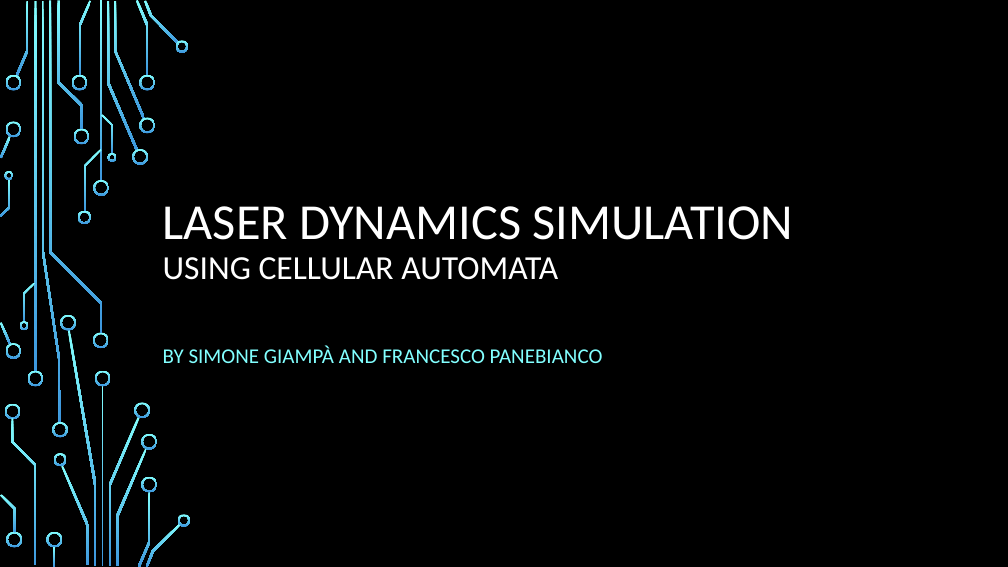
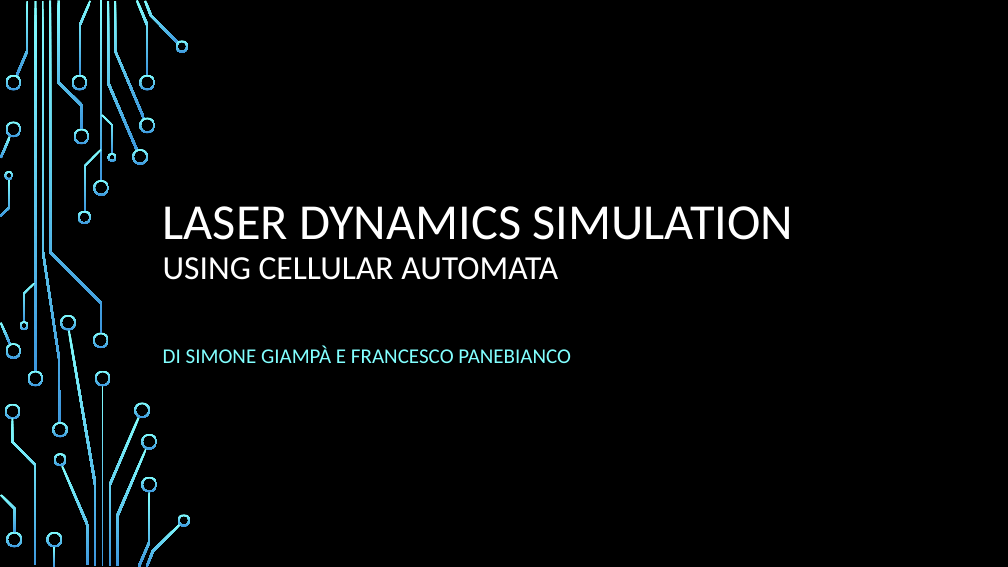
Before and after one commit to Frank01001/LASER-Dynamics-Simulation, a slide deck: slide 1 of Presentation/PresentazioneDispositivi.pptx. Drawn at 1008x567 pixels with LibreOffice and Linux fonts; fonts in the diff are those of the drawing; background and template pictures are left out. Boxes give left, top, right and bottom in pixels: in the first picture for what was removed or moved away, otherwise in the second. Text is boxed around its words. In the diff, an @@ line names an element or a change of style, - is before the commit and + after.

```diff
--- a/Presentation/PresentazioneDispositivi.pptx
+++ b/Presentation/PresentazioneDispositivi.pptx
@@ subtitle at [163, 345, 571, 363]: text changed @@
-BY SIMONE GIAMPÀ AND FRANCESCO PANEBIANCO
+DI SIMONE GIAMPÀ E FRANCESCO PANEBIANCO
```
Also in this commit, not shown: 14 other slides changed, 2 other files.
